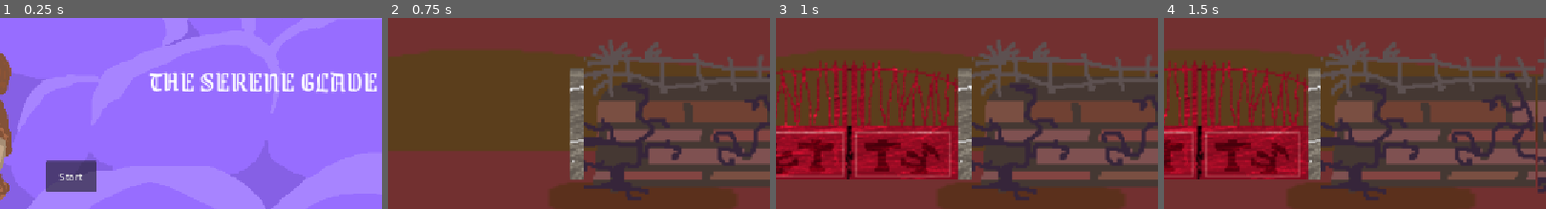
Above: before the commit, frames 1-4 (left to right).
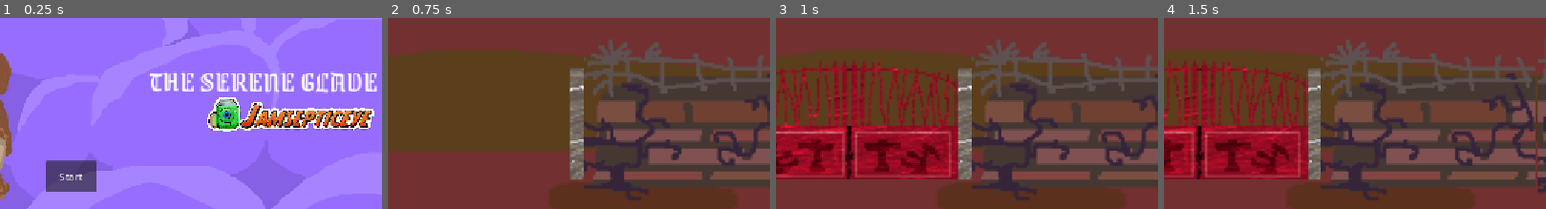
Above: after the commit, the same moments.

Repository: K-Babar/feqtrgf
Game: Godot game, scene res://scene/levels/title/title_scene.tscn
Two runs of this game, one before a commit and one after it. Both use one fixed random seed, a clock stepped at 60 frames per second and the inputs below. This scene is started directly instead of the project's main scene.
Inputs (mouse positions are % of the whole screen's width and height, from its top left):
- Up to frame 1 (0.25 s): no input
- Up to frame 2 (0.75 s): click "Start" at 0.5 s
- Up to frame 3 (1 s): no input
- Up to frame 4 (1.5 s): tap Enter (ui_accept) at 1.25 s; move the mouse to (72, 45) at 1.27 s; hold Right (move_right) from 1.28 s (still down); tap 1 (attack_order) at 1.35 s; click (72, 45) at 1.42 s
The pictures show only the part of the screen within x 41-91%, y 13-63%; the shares and areas given below are measured in that part.

The runs differ from the first frame. In frame 1, 5.1% of the frame differs, in the area x 54-98%, y 41-60%; in frame 2, nothing differs; in frame 3, nothing differs; in frame 4, nothing differs.

Commit message:
corect probleme

Diff:
--- a/enemy.gd
+++ b/enemy.gd
@@ -104,11 +104,11 @@
 		$DamageTimer.stop()
 
 
-# --- Application des dégâts ---
-func _on_damage_timer_timeout() -> void:
-	if target_in_range and target_in_range.has_method("take_damage"):
-		target_in_range.take_damage(damage_amount)
-		print(name, "inflige", damage_amount, "dégâts à", target_in_range.name)
+## --- Application des dégâts ---
+#func _on_damage_timer_timeout() -> void:
+	#if target_in_range and target_in_range.has_method("take_damage"):
+		#target_in_range.take_damage(damage_amount)
+		#print(name, "inflige", damage_amount, "dégâts à", target_in_range.name)
 
 
 func take_damage(damage: int) -> void:
--- a/project.godot
+++ b/project.godot
@@ -79,5 +79,6 @@
 attack_order={
 "deadzone": 0.2,
 "events": [Object(InputEventKey,"resource_local_to_scene":false,"resource_name":"","device":-1,"window_id":0,"alt_press …(191 unchanged characters)…
+, Object(InputEventKey,"resource_local_to_scene":false,"resource_name":"","device":-1,"window_id":0,"alt_pressed":false,"shift_pressed":false,"ctrl_pressed":false,"meta_pressed":false,"pressed":false,"keycode":49,"physical_keycode":0,"key_label":0,"unicode":38,"location":0,"echo":false,"script":null)
 ]
 }
--- a/scene/environement/inventory_ui.gd
+++ b/scene/environement/inventory_ui.gd
@@ -5,13 +5,19 @@
 var selected_item: String = ""
 var is_open = false
 
+@onready var button_use = $ButtonUse/VBoxContainer
+
+
 func _ready():
 	hide()
 	context_menu.hide()
+	button_use.hide()
 
 func _process(delta):
 	if Input.is_action_just_pressed("ui_inventory"):
 		toggle_inventory()
+	if Global.attack_order:
+		toggle_order_attaque()
 
 func toggle_inventory():
 	is_open = !is_open
@@ -58,3 +64,8 @@
 
 func _on_button_2_pressed():
 	InventoryUi._on_drop_pressed()
+
+
+func toggle_order_attaque():
+	var button = Button.new()
+	button.text = "attaque1"
--- a/scene/environement/inventory_ui.tscn
+++ b/scene/environement/inventory_ui.tscn
@@ -36,5 +36,16 @@
 theme_override_font_sizes/font_size = 20
 text = "Drop"
 
+[node name="ButtonUse" type="Panel" parent="."]
+offset_left = 1160.0
+offset_top = 558.0
+offset_right = 1200.0
+offset_bottom = 598.0
+
+[node name="VBoxContainer" type="VBoxContainer" parent="ButtonUse"]
+layout_mode = 0
+offset_right = 40.0
+offset_bottom = 40.0
+
 [connection signal="pressed" from="ContextMenu/VBoxContainer/Button" to="." method="_on_button_pressed"]
 [connection signal="pressed" from="ContextMenu/VBoxContainer/Button2" to="." method="_on_button_2_pressed"]
--- a/scene/levels/crypt/crypt.tscn
+++ b/scene/levels/crypt/crypt.tscn
@@ -1027,6 +1027,11 @@
 
 [node name="Enemy" parent="." instance=ExtResource("10_xixhc")]
 position = Vector2(720, 329)
+follow_player_when_near = true
+follow_distance = 4.0
+damage_amount = 15
+damage_interval = 1.0
+speed = 30.0
 
 [node name="Follower" parent="." groups=["Ally"] instance=ExtResource("11_tt6x2")]
 position = Vector2(826, 457)
--- a/scene/levels/title/title_scene.tscn
+++ b/scene/levels/title/title_scene.tscn
@@ -1,8 +1,9 @@
-[gd_scene load_steps=4 format=3 uid="uid://bdg4tsa7gd0di"]
+[gd_scene load_steps=5 format=3 uid="uid://bdg4tsa7gd0di"]
 
 [ext_resource type="Script" uid="uid://bqvy7ocmdgtp8" path="res://scene/levels/title/title_scene.gd" id="1_wkkv4"]
 [ext_resource type="Texture2D" uid="uid://c01rh8y55tkcy" path="res://ART/Props/BG/sprite_0.png" id="2_176dl"]
 [ext_resource type="FontFile" uid="uid://ba8xjii1dt2kh" path="res://ART/DialogBox/Font/Grenze_Gotisch/GrenzeGotisch-VariableFont_wght.ttf" id="3_8vtwa"]
+[ext_resource type="Texture2D" uid="uid://eyt0sj8du4mb" path="res://ART/Props/Logo/JamLogo.png" id="4_38qgr"]
 
 [node name="TitleScene" type="Node2D"]
 scale = Vector2(1e-05, 1e-05)
@@ -48,5 +49,10 @@
 offset_bottom = 587.0
 text = "Credit"
 
+[node name="LogoJam" type="Sprite2D" parent="CanvasLayer"]
+position = Vector2(945.00006, 219.00002)
+scale = Vector2(0.15, 0.15)
+texture = ExtResource("4_38qgr")
+
 [connection signal="pressed" from="CanvasLayer/Button" to="." method="_on_button_pressed"]
 [connection signal="pressed" from="CanvasLayer/Button2" to="." method="_on_button_2_pressed"]
Binary file added: ART/Props/Logo/JamLogo.png
Not shown, added: ART/Props/Logo/JamLogo.png.import
